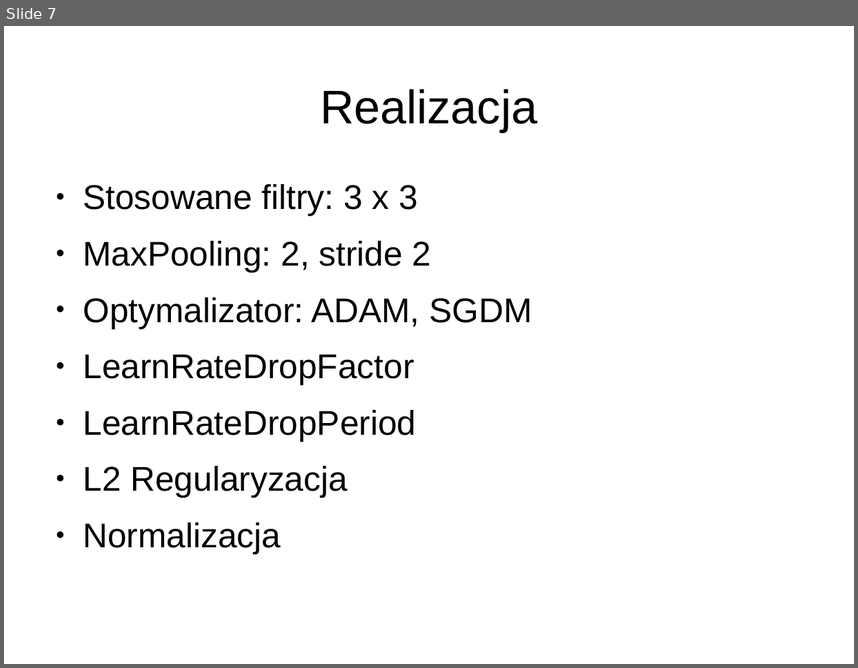
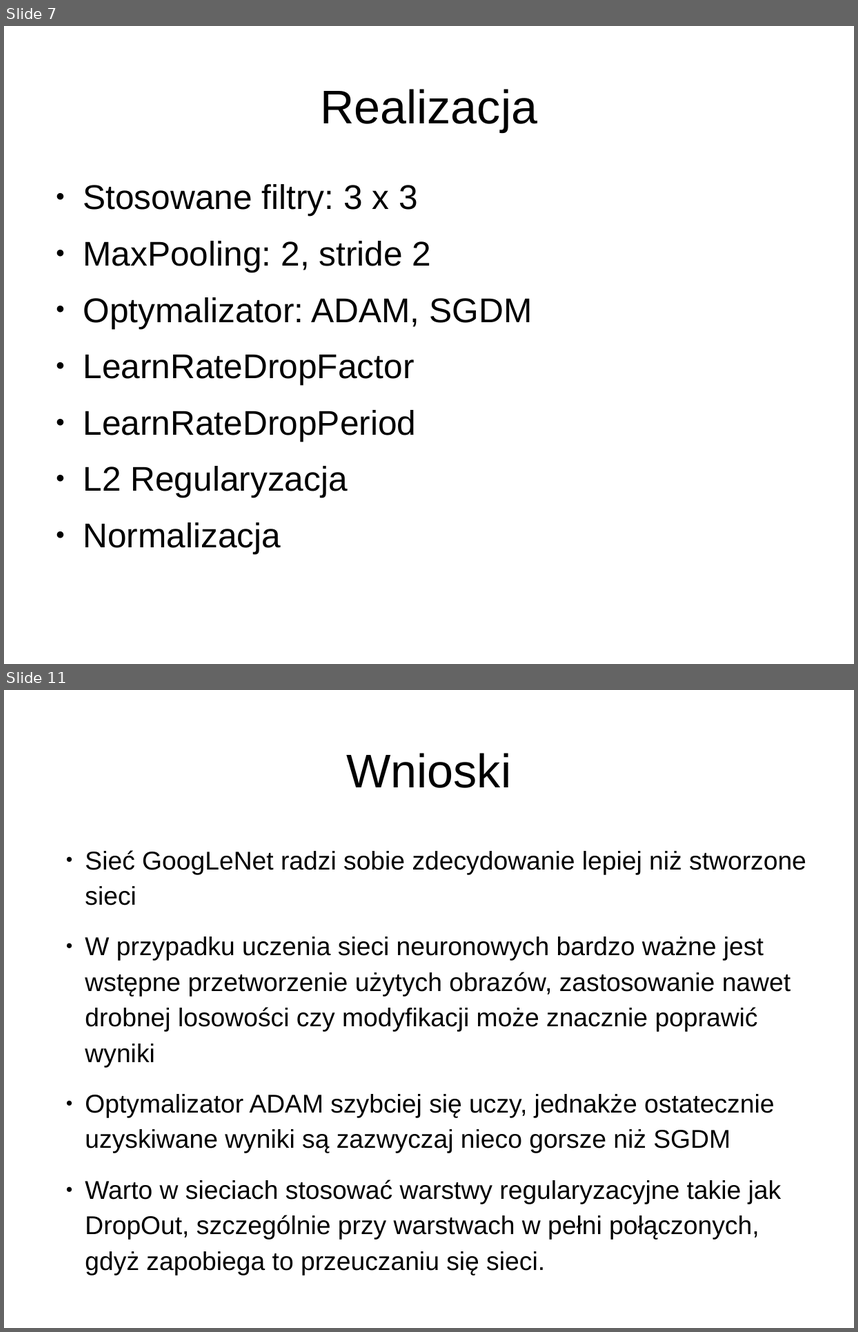
Before and after one commit to ptutak/image_recognition, a slide deck: prezentacja.odp. Shown one above the other, each under a label of ours: slide 7 before the commit, slides 7 and 11 after it; the slides between them are not shown. The pictures are 858x668 and 858x1332 pixels, drawn with LibreOffice and Linux fonts; fonts in the diff are those of the drawing. Boxes give left, top, right and bottom in pixels: in the first picture for what was removed or moved away, otherwise in the second. Text is boxed around its words. In the diff, an @@ line names an element or a change of style, - is before the commit and + after.

```diff
--- a/prezentacja.odp
+++ b/prezentacja.odp
@@ slide 11 added at (4,690,854,1328), background #FFFFFF @@
@@ title added at (346,753,511,788), 44 pt, text #000000 @@
+Wnioski
@@ text added at (85,850,806,1274), 24 pt, text #000000 @@
+● Sieć GoogLeNet radzi sobie zdecydowanie lepiej niż stworzone sieci
+● W przypadku uczenia sieci neuronowych bardzo ważne jest wstępne przetworzenie użytych obrazów, zastosowanie nawet drobnej losowości czy modyfikacji może znacznie poprawić wyniki
+● Optymalizator ADAM szybciej się uczy, jednakże ostatecznie uzyskiwane wyniki są zazwyczaj nieco gorsze niż SGDM
+● Warto w sieciach stosować warstwy regularyzacyjne takie jak DropOut, szczególnie przy warstwach w pełni połączonych, gdyż zapobiega to przeuczaniu się sieci.
```
Also in this commit, not shown: 2 slides changed, 2 other slides added, 1 slide removed, 2 other files.
